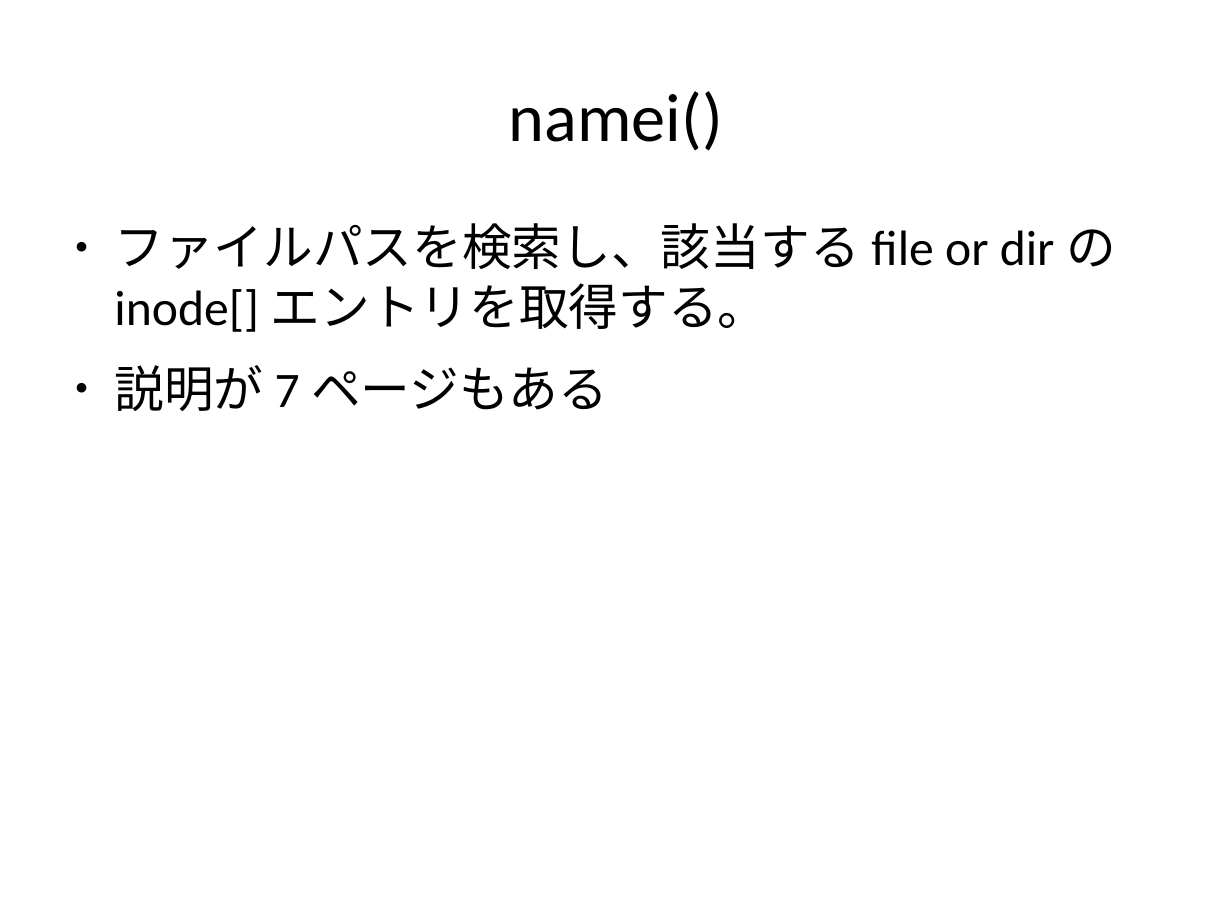
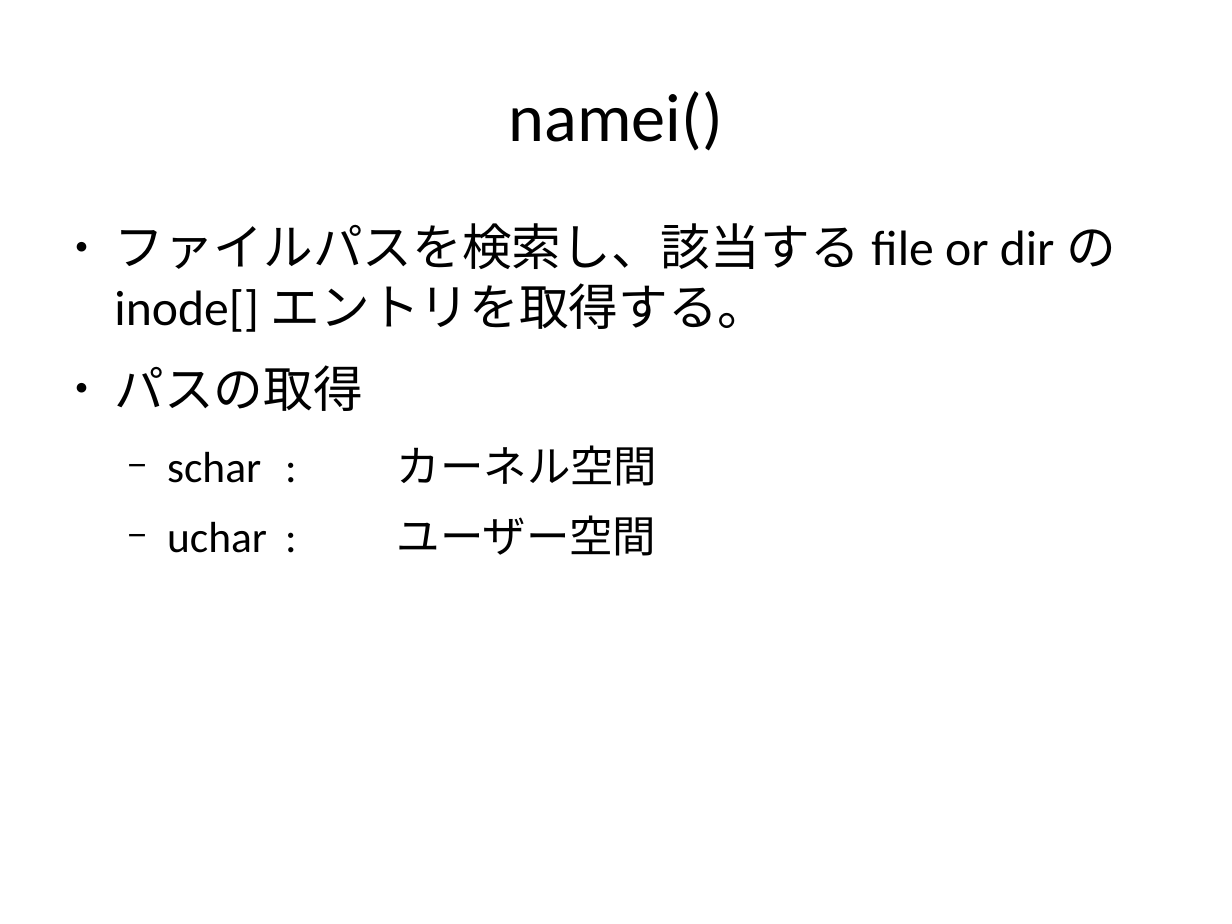
Before and after one commit to andromedroid/ame, a slide deck: slide 29 of doc/unix_v6/inode.odp. Drawn at 1232x924 pixels with LibreOffice and Linux fonts; fonts in the diff are those of the drawing. Boxes give left, top, right and bottom in pixels: in the first picture for what was removed or moved away, otherwise in the second. Text is boxed around its words. In the diff, an @@ line names an element or a change of style, - is before the commit and + after.

```diff
--- a/doc/unix_v6/inode.odp
+++ b/doc/unix_v6/inode.odp
@@ text at (x1=114, y1=365, x2=657, y2=556): text changed; size 32 to 28 pt @@
-● 説明が 7 ページもある
+● パスの取得
+  − schar : カーネル空間
+  − uchar : ユーザー空間
```
Also in this commit, not shown: 1 other slide changed, 2 other files.
